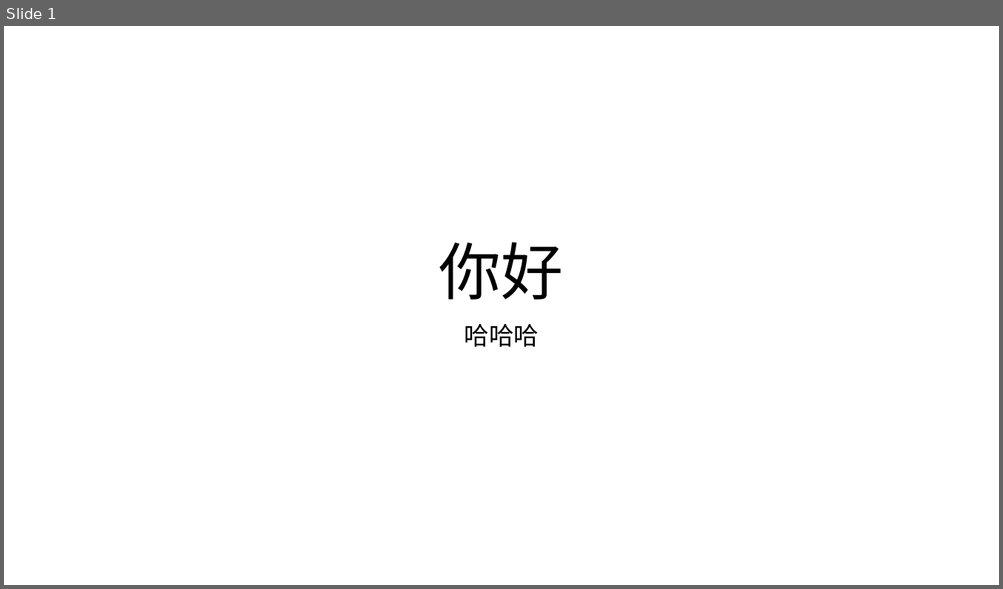
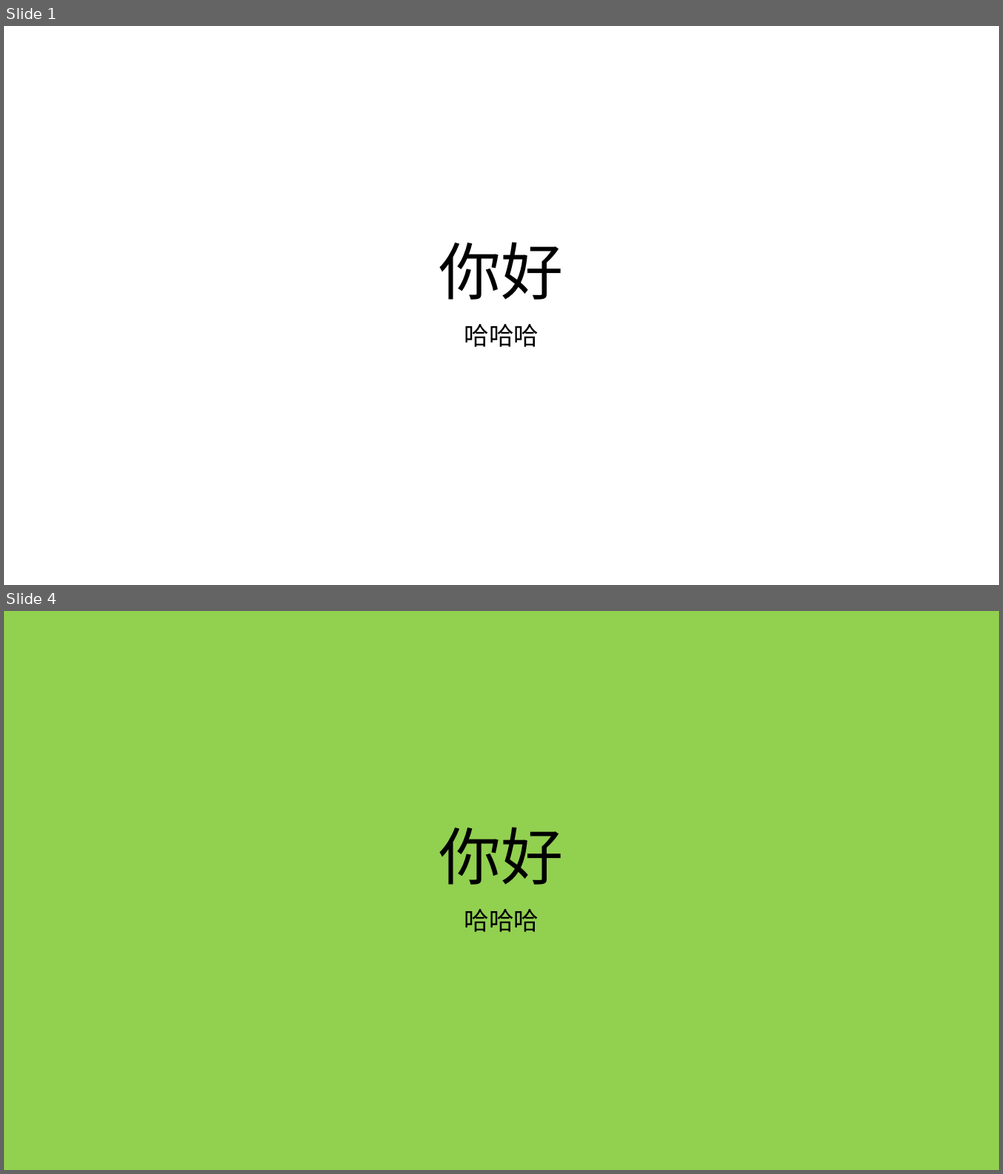
Before and after one commit to ZhangDengfengGit/PPT, a slide deck: 演示文稿1.pptx. Shown one above the other, each under a label of ours: slide 1 before the commit, slides 1 and 4 after it; the slides between them are not shown. The pictures are 1003x589 and 1003x1174 pixels, drawn with LibreOffice and Linux fonts; fonts in the diff are those of the drawing. Boxes give left, top, right and bottom in pixels: in the first picture for what was removed or moved away, otherwise in the second. Text is boxed around its words. In the diff, an @@ line names an element or a change of style, - is before the commit and + after.

```diff
--- a/演示文稿1.pptx
+++ b/演示文稿1.pptx
@@ slide 4 added at (4,611,999,1170), background #92D050 @@
@@ title added at (439,827,563,885), 60 pt, text #000000 @@
+你好
@@ subtitle added at (464,909,539,932), 24 pt, text #000000 @@
+哈哈哈
```
Also in this commit, not shown: 3 other slides added.
